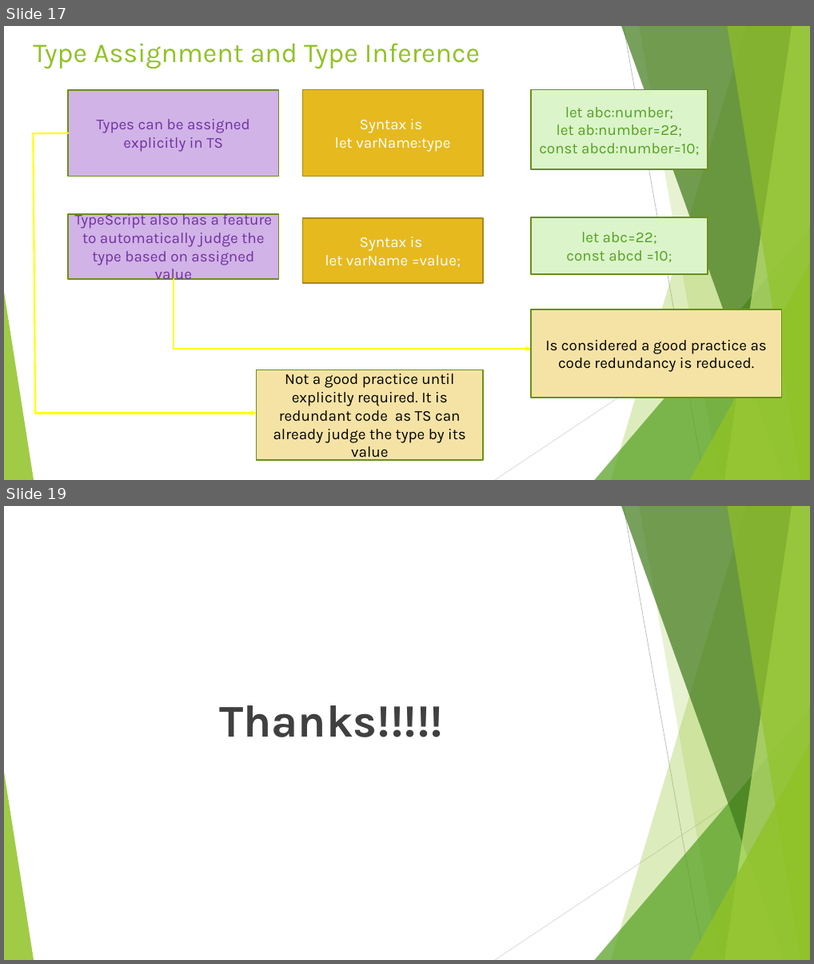
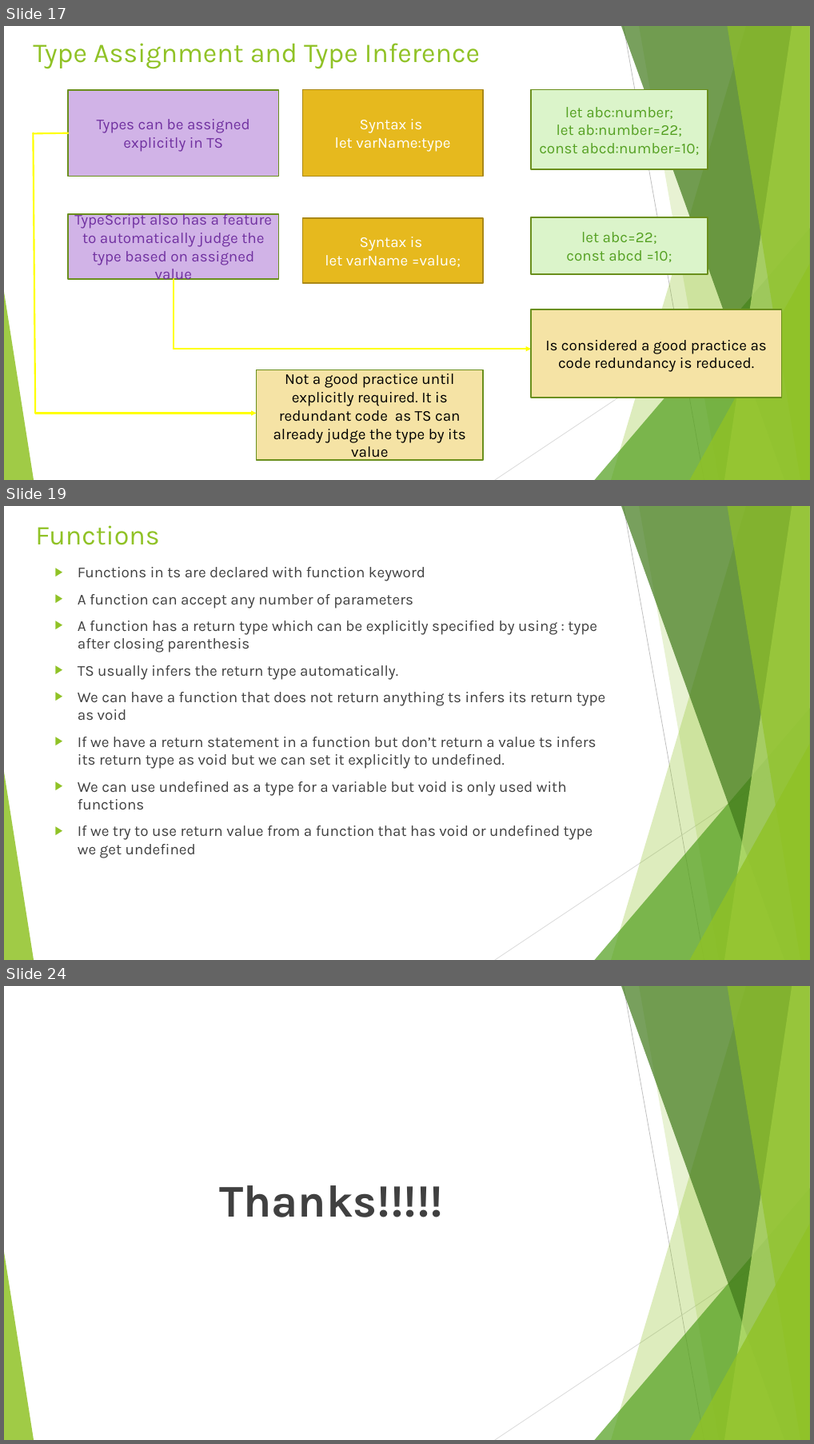
Before and after one commit to rudhrainfogain/TypeScript, a slide deck: PPT/TypeScriptv2.pptx. Shown one above the other, each under a label of ours: slides 17 and 19 before the commit, slides 17, 19 and 24 after it; the slides between them are not shown. The pictures are 814x964 and 814x1444 pixels, drawn with LibreOffice and Linux fonts; fonts in the diff are those of the drawing. Boxes give left, top, right and bottom in pixels: in the first picture for what was removed or moved away, otherwise in the second. Text is boxed around its words. In the diff, an @@ line names an element or a change of style, - is before the commit and + after.

```diff
--- a/PPT/TypeScriptv2.pptx
+++ b/PPT/TypeScriptv2.pptx
@@ slide 19 added at <box>4,506,810,960</box>, background #FFFFFF; not listed: 10 template elements that a slide beside it also shows @@
@@ title added at <box>35,525,160,545</box>, 32.4 pt, text #90C226 @@
+Functions
@@ text added at <box>78,567,606,858</box>, 18 pt, text #404040 @@
+▶ Functions in ts are declared with function keyword
+▶ A function can accept any number of parameters
+▶ A function has a return type which can be explicitly specified by using : type after closing parenthesis
+▶ TS usually infers the return type automatically.
+▶ We can have a function that does not return anything ts infers its return type as void
+▶ If we have a return statement in a function but don’t return a value ts infers its return type as void but we can set it explicitly to undefined.
+▶ We can use undefined as a type for a variable but void is only used with functions
+▶ If we try to use return value from a function that has void or undefined type we get undefined
@@ what was slide 19 is now slide 24 @@
```
Also in this commit, not shown: 2 slides changed, 4 other slides added, 2 other files.
